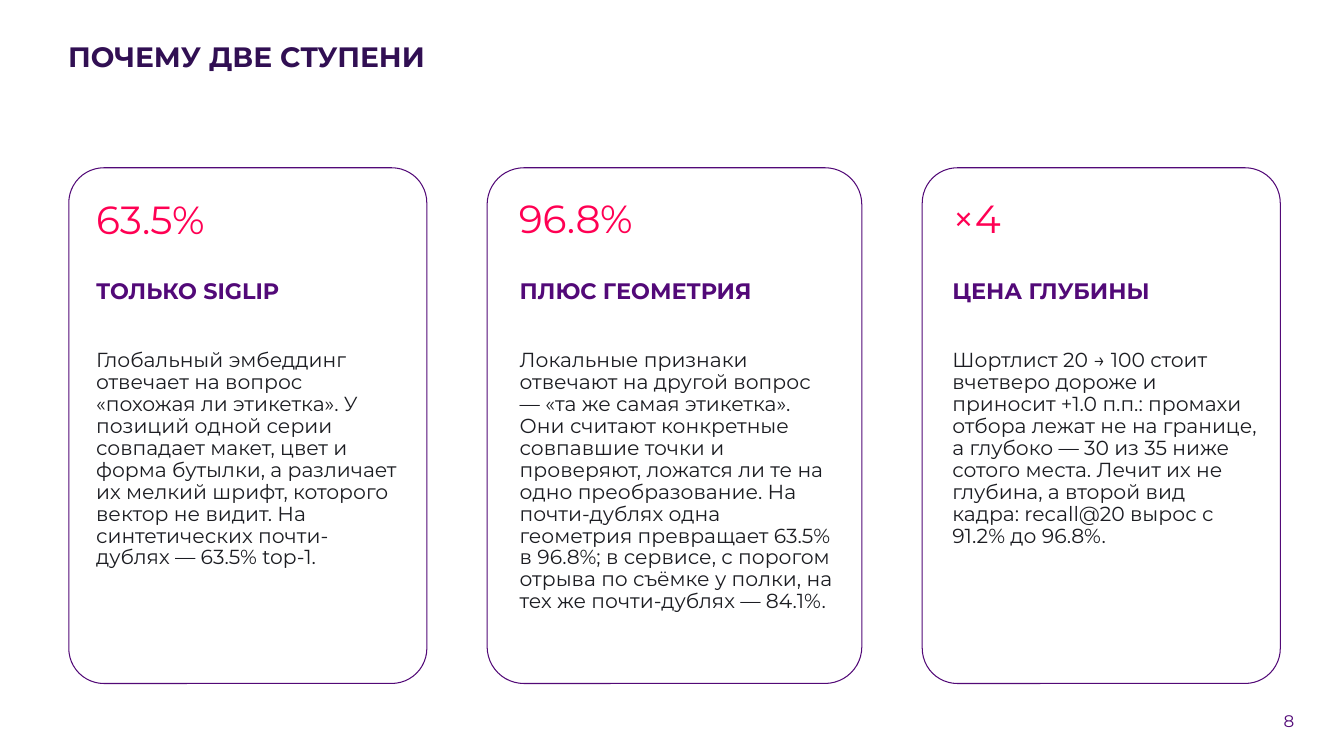
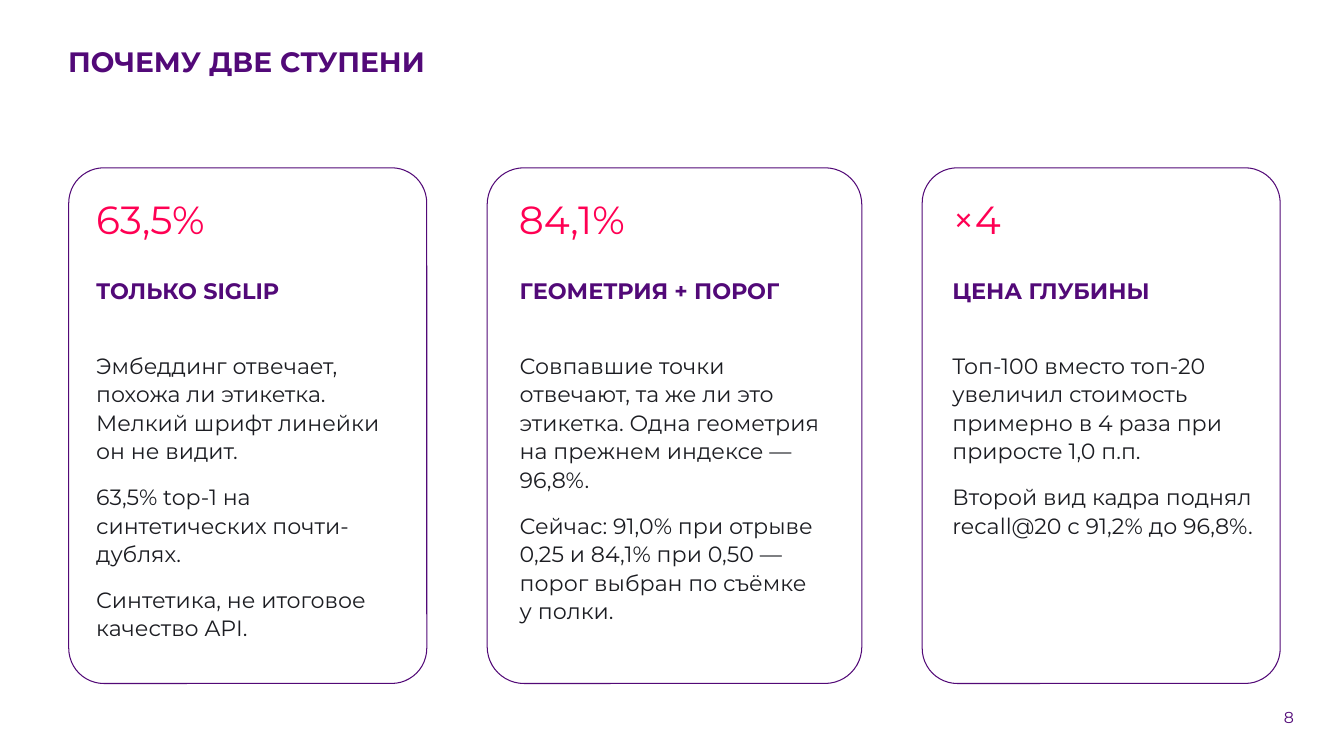
Before and after one commit to AlexGvr/rus_vines, a slide deck: slide 8 of ЛЦТ2026 Сканер российских вин.pptx. Drawn at 1344x756 pixels with LibreOffice and Linux fonts; fonts in the diff are those of the drawing; background and template pictures are left out. Boxes give left, top, right and bottom in pixels: in the first picture for what was removed or moved away, otherwise in the second. Text is boxed around its words. In the diff, an @@ line names an element or a change of style, - is before the commit and + after.

```diff
--- a/ЛЦТ2026 Сканер российских вин.pptx
+++ b/ЛЦТ2026 Сканер российских вин.pptx
@@ title "ПОЧЕМУ ДВЕ СТУПЕНИ" at [68,52,425,76]: text colour #310F53 to #520978; line spacing 1 to 1.08; vertical alignment bottom to top @@
@@ text at [96,206,204,240]: text changed @@
-63.5%
+63,5%
@@ text at [519,206,625,240]: text changed @@
-96.8%
+84,1%
@@ text at [520,283,779,300]: text changed @@
-ПЛЮС ГЕОМЕТРИЯ
+ГЕОМЕТРИЯ + ПОРОГ
@@ text at [96,357,379,636]: text changed; size 14.5 to 15.8 pt @@
-Глобальный эмбеддинг отвечает на вопрос «похожая ли этикетка». У позиций одной серии совпадает макет, цвет и форма бутылки, а различает их мелкий шрифт, которого вектор не видит. На синтетических почти-дублях — 63.5% top-1.
+Эмбеддинг отвечает, похожа ли этикетка. Мелкий шрифт линейки он не видит.
+63,5% top-1 на синтетических почти-дублях.
+Синтетика, не итоговое качество API.
@@ text at [520,358,819,624]: text changed; size 14.5 to 15.8 pt @@
-Локальные признаки отвечают на другой вопрос — «та же самая этикетка». Они считают конкретные совпавшие точки и проверяют, ложатся ли те на одно преобразование. На почти-дублях одна геометрия превращает 63.5% в 96.8%; в сервисе, с порогом отрыва по съёмке у полки, на тех же почти-дублях — 84.1%.
+Совпавшие точки отвечают, та же ли это этикетка. Одна геометрия на прежнем индексе — 96,8%.
+Сейчас: 91,0% при отрыве 0,25 и 84,1% при 0,50 — порог выбран по съёмке у полки.
@@ text at [952,358,1253,538]: text changed; size 14.5 to 15.8 pt @@
-Шортлист 20 → 100 стоит вчетверо дороже и приносит +1.0 п.п.: промахи отбора лежат не на границе, а глубоко — 30 из 35 ниже сотого места. Лечит их не глубина, а второй вид кадра: recall@20 вырос с 91.2% до 96.8%.
+Топ-100 вместо топ-20 увеличил стоимость примерно в 4 раза при приросте 1,0 п.п.
+Второй вид кадра поднял recall@20 с 91,2% до 96,8%.
@@ page number at [1284,712,1294,723]: size 12 to 11.3 pt, text colour #520977 to #520978; line spacing 1 to 1.08; vertical alignment middle to top @@
```
Also in this commit, not shown: 9 other slides changed, 7 slides added, 7 slides removed, 3 other files.
